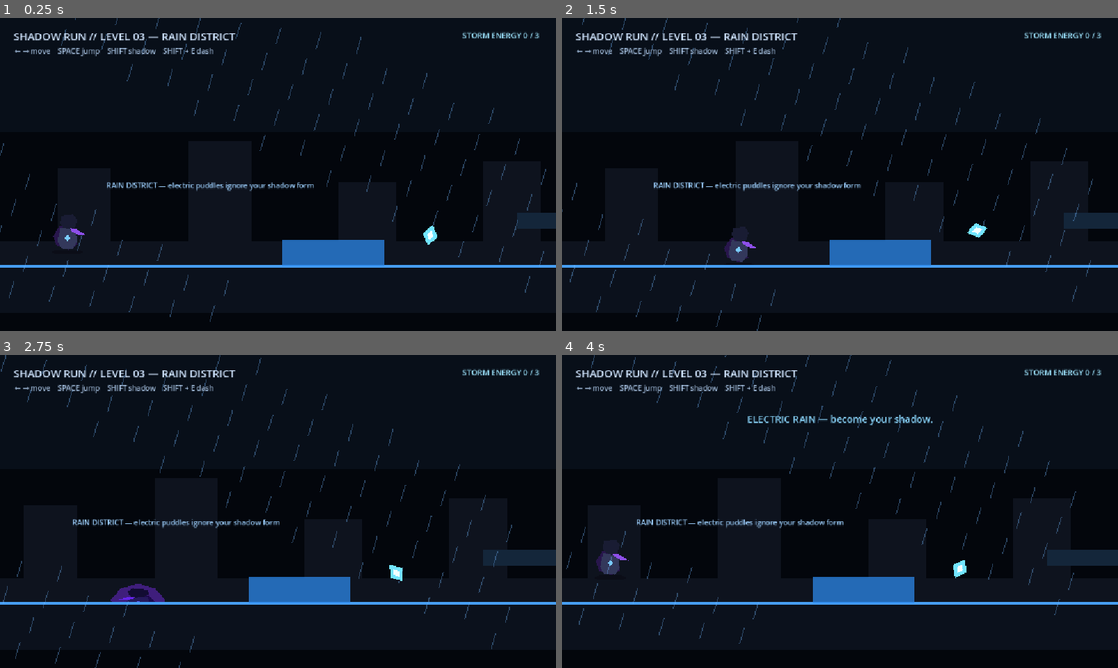
Above: before the commit, frames 1-4 (two rows, left to right).
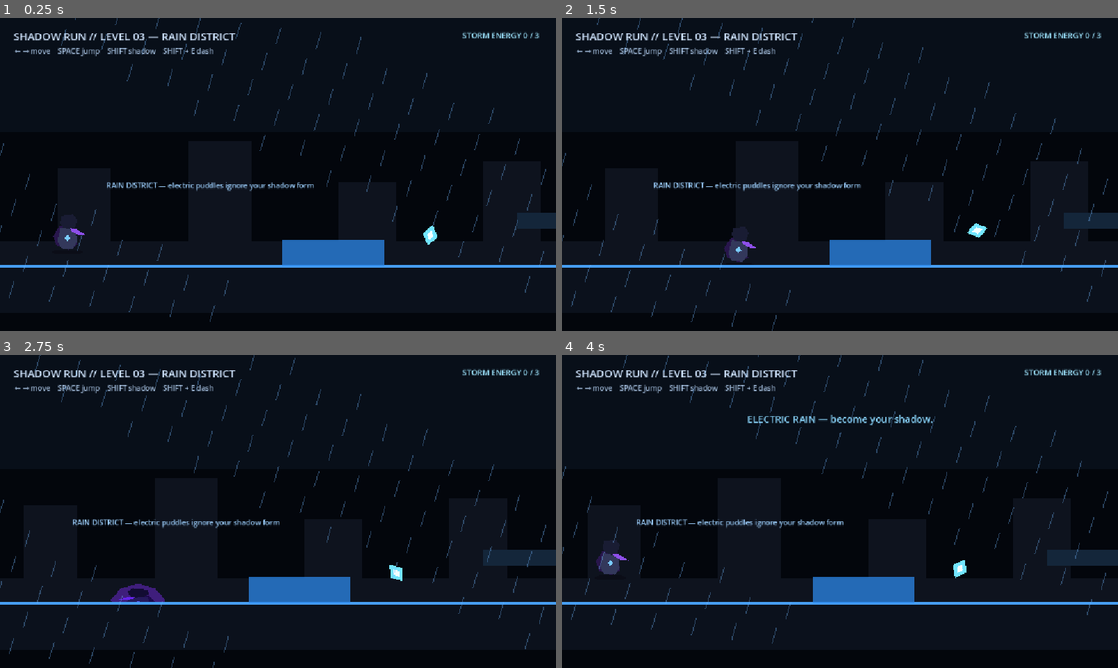
Above: after the commit, the same moments.

Repository: Yass29/shadow-run
Game: Godot game, scene res://level3.tscn
Same seed, same stepped clock (60 frames per second), same inputs: the game is played once before the commit and once after it. This scene is started directly instead of the project's main scene.
Inputs:
- Up to frame 1 (0.25 s): no input
- Up to frame 2 (1.5 s): tap Enter (ui_accept) at 0.5 s; hold Enter (ui_accept) 0.53-1.28 s; hold Right (ui_right) from 0.53 s (still down); tap R at 1.35 s
- Up to frame 3 (2.75 s): tap Enter (ui_accept) at 1.52, 1.55, 1.82, 2.3 s; release Right (ui_right) at 2.03 s; hold Left (ui_left) from 2.03 s (still down); hold Shift from 2.03 s (still down)
- Up to frame 4 (4 s): release Left (ui_left) at 2.78 s; release Shift at 2.78 s; hold Right (ui_right) from 2.78 s (still down); tap E at 2.85 s; tap Enter (ui_accept) at 3.02, 3.05, 3.32 s; hold Enter (ui_accept) from 3.53 s (still down)

The runs differ from the first frame. In frame 1, less than 0.1% of the frame differs, in the area x 11-12%, y 4-6%; in frame 2, 1.5%, in the area x 0-99%, y 0-100%; in frame 3, 1.5%; in frame 4, 1.4%.

Commit message:
Polish Rain District with screen-space rain and finale

Diff:
--- a/level3.tscn
+++ b/level3.tscn
@@ -6,6 +6,7 @@
 [ext_resource type="Script" path="res://level3.gd" id="4_level"]
 [ext_resource type="Script" path="res://rain.gd" id="5_rain"]
 [ext_resource type="Script" path="res://storm_field.gd" id="6_storm"]
+[ext_resource type="Script" path="res://level3_exit.gd" id="7_exit"]
 
 [sub_resource type="RectangleShape2D" id="PlayerShape"]
 size = Vector2(40, 68)
@@ -40,8 +41,10 @@
 polygon = PackedVector2Array(0, 460, 120, 460, 120, 310, 230, 310, 230, 460, 390, 460, 390, 255, 520, 255, 520, 460, 70 …(375 unchanged characters)…
 color = Color(0.055, 0.075, 0.12, 1)
 
-[node name="Rain" type="Node2D" parent="."]
-z_index = 20
+[node name="RainLayer" type="CanvasLayer" parent="."]
+layer = 10
+
+[node name="Rain" type="Node2D" parent="RainLayer"]
 script = ExtResource("5_rain")
 
 [node name="Player" type="CharacterBody2D" parent="."]
@@ -180,6 +183,7 @@
 
 [node name="Finish" type="Area2D" parent="."]
 position = Vector2(3020, 455)
+script = ExtResource("7_exit")
 [node name="CollisionShape2D" type="CollisionShape2D" parent="Finish"]
 shape = SubResource("StormShape")
 [node name="Visual" type="Polygon2D" parent="Finish"]
@@ -226,3 +230,75 @@
 theme_override_font_sizes/font_size = 20
 text = "ELECTRIC RAIN"
 horizontal_alignment = 1
+
+[node name="FinalOverlay" type="Control" parent="HUD"]
+visible = false
+layout_mode = 3
+anchors_preset = 15
+anchor_right = 1.0
+anchor_bottom = 1.0
+grow_horizontal = 2
+grow_vertical = 2
+
+[node name="Dim" type="ColorRect" parent="HUD/FinalOverlay"]
+layout_mode = 1
+anchors_preset = 15
+anchor_right = 1.0
+anchor_bottom = 1.0
+grow_horizontal = 2
+grow_vertical = 2
+color = Color(0.01, 0.02, 0.05, 0.9)
+
+[node name="Card" type="ColorRect" parent="HUD/FinalOverlay"]
+offset_left = 300.0
+offset_top = 145.0
+offset_right = 850.0
+offset_bottom = 505.0
+color = Color(0.045, 0.065, 0.105, 0.98)
+
+[node name="Accent" type="ColorRect" parent="HUD/FinalOverlay/Card"]
+offset_left = 0.0
+offset_top = 0.0
+offset_right = 550.0
+offset_bottom = 5.0
+color = Color(0.35, 0.82, 1, 1)
+
+[node name="Title" type="Label" parent="HUD/FinalOverlay/Card"]
+offset_left = 45.0
+offset_top = 62.0
+offset_right = 505.0
+offset_bottom = 112.0
+theme_override_colors/font_color = Color(0.78, 0.92, 1, 1)
+theme_override_font_sizes/font_size = 34
+text = "RAIN DISTRICT CLEARED"
+horizontal_alignment = 1
+
+[node name="Subtitle" type="Label" parent="HUD/FinalOverlay/Card"]
+offset_left = 45.0
+offset_top = 122.0
+offset_right = 505.0
+offset_bottom = 165.0
+theme_override_colors/font_color = Color(0.58, 0.76, 1, 1)
+theme_override_font_sizes/font_size = 18
+text = "THE STORM COULDN'T FIND YOUR SHADOW."
+horizontal_alignment = 1
+
+[node name="Thanks" type="Label" parent="HUD/FinalOverlay/Card"]
+offset_left = 45.0
+offset_top = 210.0
+offset_right = 505.0
+offset_bottom = 252.0
+theme_override_colors/font_color = Color(0.68, 0.72, 0.86, 1)
+theme_override_font_sizes/font_size = 16
+text = "Thanks for playing the Shadow Run prototype."
+horizontal_alignment = 1
+
+[node name="Hint" type="Label" parent="HUD/FinalOverlay/Card"]
+offset_left = 45.0
+offset_top = 290.0
+offset_right = 505.0
+offset_bottom = 328.0
+theme_override_colors/font_color = Color(0.55, 0.95, 0.85, 1)
+theme_override_font_sizes/font_size = 16
+text = "ENTER  main menu     R  replay"
+horizontal_alignment = 1
Not shown: 1 places in level3.tscn that only renumber resources
